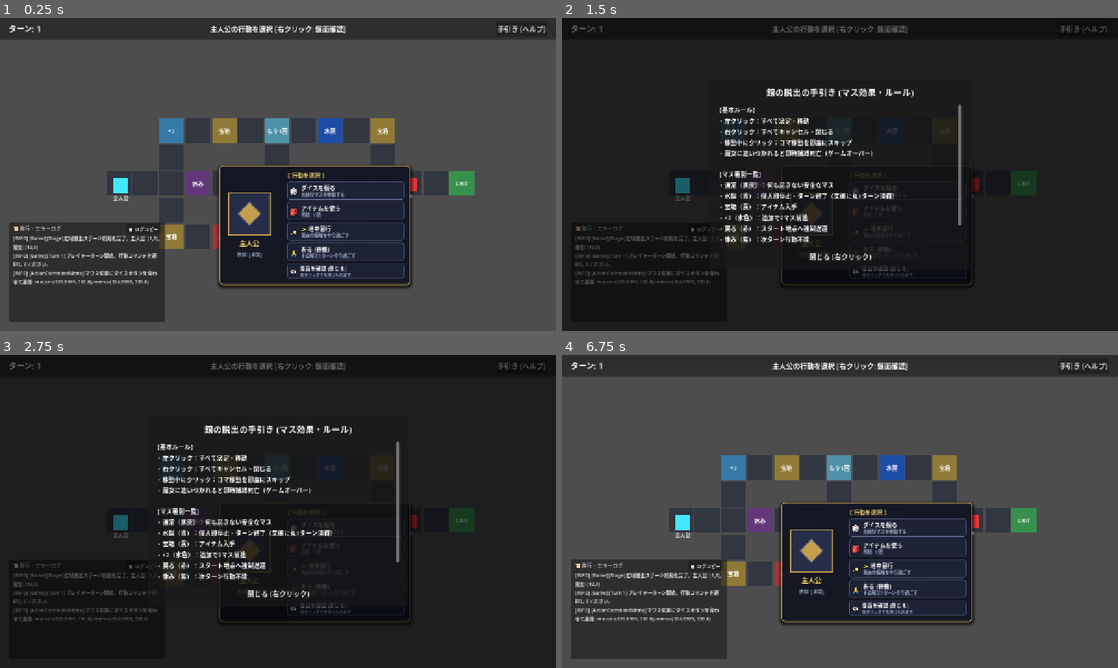
Above: before the commit, frames 1-4 (two rows, left to right).
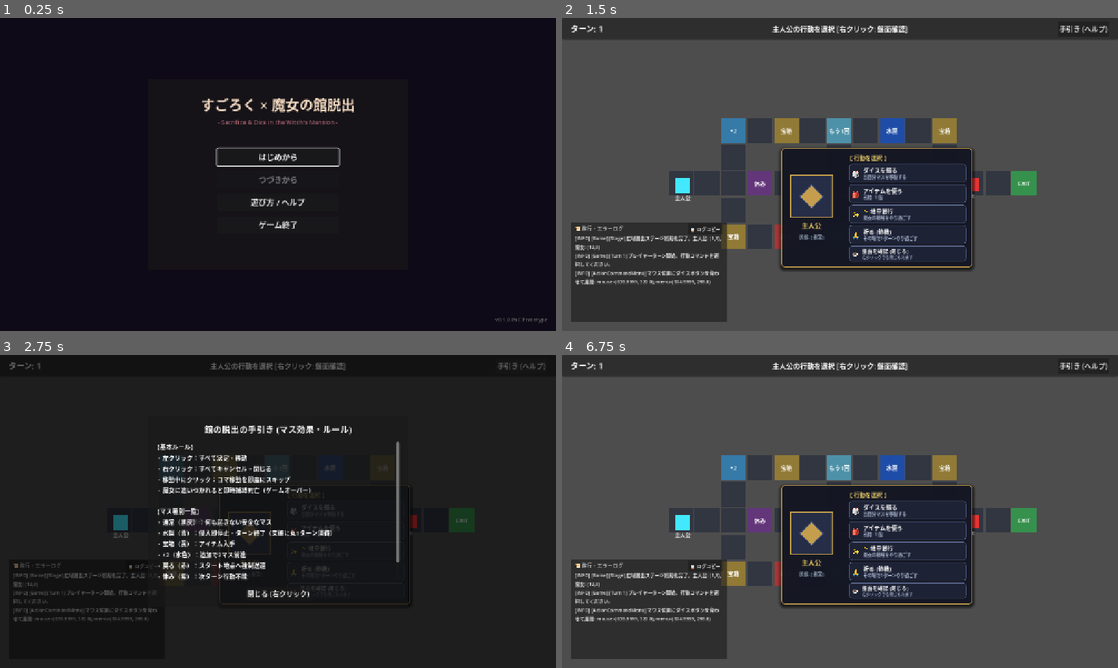
Above: after the commit, the same moments.

Repository: mkf58/sugoroku_dassyutu
Game: Godot game, scene res://scenes/title_screen.tscn
Same seed, same stepped clock (60 frames per second), same inputs: the game is played once before the commit and once after it. Before the commit the project starts from res://scenes/main_game.tscn.
Inputs (mouse positions are in pixels of both pictures, inside the frame that each line leads up to; where the layout moved, square brackets give the same spot in the first picture):
- Up to frame 1 (0.25 s): no input
- Up to frame 2 (1.5 s): click "手引き (ヘルプ)" (after the commit: "遊び方 / ヘルプ") at 0.5 s; click (840, 155) at 1.25 s, where only the run after the commit has a clickable "はじめから"
- Up to frame 3 (2.75 s): click "手引き (ヘルプ)" at 2 s
- Up to frame 4 (6.75 s): click "📋 ログコピー" at 2.75 s; click (906, 511) [906, 527] at 3.5 s; click (906, 530) [906, 549] at 4.25 s; click (906, 552) [906, 567] at 5 s; click (906, 570) [906, 589] at 5.75 s; click "閉じる (右クリック)" at 6.5 s

The runs differ from the first frame. In frame 1, 94% of the frame differs, in the area x 0-100%, y 0-100%; in frame 2, 93%; in frame 3, 0.6%; in frame 4, 7.6%.
Error after the commit: Parse Error: Class "SceneManager" hides an autoload singleton. (res://src/core/scene_manager.gd:1)

Commit message:
feat(ui): implement scene transition system with SceneManager and TitleScreen

Diff:
--- a/実装コード/project.godot
+++ b/実装コード/project.godot
@@ -16,8 +16,13 @@
 
 config/name="Sugoroku Dassyutu PoC"
 config/description="すごろく×魔女の館脱出ゲーム PoCプロトタイプ"
-run/main_scene="res://scenes/main_game.tscn"
+run/main_scene="res://scenes/title_screen.tscn"
 config/features=PackedStringArray("4.7", "Forward Plus")
+
+[autoload]
+
+SceneManager="*res://src/core/scene_manager.gd"
+
 
 [display]
 
--- /dev/null
+++ b/実装コード/scenes/title_screen.tscn
@@ -0,0 +1,122 @@
+[gd_scene load_steps=3 format=3 uid="uid://btitlescrn01"]
+
+[ext_resource type="Script" path="res://src/ui/title_screen.gd" id="1_script"]
+[ext_resource type="PackedScene" uid="uid://bhelpmodal01" path="res://scenes/help_modal.tscn" id="2_help"]
+
+[node name="TitleScreen" type="Control"]
+layout_mode = 3
+anchors_preset = 15
+anchor_right = 1.0
+anchor_bottom = 1.0
+grow_horizontal = 2
+grow_vertical = 2
+script = ExtResource("1_script")
+
+[node name="Background" type="ColorRect" parent="."]
+layout_mode = 1
+anchors_preset = 15
+anchor_right = 1.0
+anchor_bottom = 1.0
+grow_horizontal = 2
+grow_vertical = 2
+color = Color(0.06, 0.04, 0.09, 1)
+
+[node name="CenterPanel" type="Panel" parent="."]
+layout_mode = 1
+anchors_preset = 8
+anchor_left = 0.5
+anchor_top = 0.5
+anchor_right = 0.5
+anchor_bottom = 0.5
+offset_left = -300.0
+offset_top = -220.0
+offset_right = 300.0
+offset_bottom = 220.0
+grow_horizontal = 2
+grow_vertical = 2
+
+[node name="TitleLabel" type="Label" parent="CenterPanel"]
+layout_mode = 1
+anchors_preset = 10
+anchor_right = 1.0
+offset_top = 35.0
+offset_bottom = 85.0
+grow_horizontal = 2
+theme_override_colors/font_color = Color(0.95, 0.85, 0.75, 1)
+theme_override_font_sizes/font_size = 32
+text = "すごろく × 魔女の館脱出"
+horizontal_alignment = 1
+
+[node name="SubtitleLabel" type="Label" parent="CenterPanel"]
+layout_mode = 1
+anchors_preset = 10
+anchor_right = 1.0
+offset_top = 90.0
+offset_bottom = 120.0
+grow_horizontal = 2
+theme_override_colors/font_color = Color(0.7, 0.4, 0.45, 0.9)
+theme_override_font_sizes/font_size = 14
+text = "- Sacrifice & Dice in the Witch's Mansion -"
+horizontal_alignment = 1
+
+[node name="MenuContainer" type="VBoxContainer" parent="."]
+layout_mode = 1
+anchors_preset = 8
+anchor_left = 0.5
+anchor_top = 0.5
+anchor_right = 0.5
+anchor_bottom = 0.5
+offset_left = -140.0
+offset_top = -60.0
+offset_right = 140.0
+offset_bottom = 150.0
+grow_horizontal = 2
+grow_vertical = 2
+theme_override_constants/separation = 12
+
+[node name="NewGameButton" type="Button" parent="MenuContainer"]
+custom_minimum_size = Vector2(0, 40)
+layout_mode = 2
+theme_override_font_sizes/font_size = 18
+text = "はじめから"
+
+[node name="ContinueButton" type="Button" parent="MenuContainer"]
+custom_minimum_size = Vector2(0, 40)
+layout_mode = 2
+theme_override_font_sizes/font_size = 18
+text = "つづきから"
+
+[node name="HelpButton" type="Button" parent="MenuContainer"]
+custom_minimum_size = Vector2(0, 40)
+layout_mode = 2
+theme_override_font_sizes/font_size = 18
+text = "遊び方 / ヘルプ"
+
+[node name="QuitButton" type="Button" parent="MenuContainer"]
+custom_minimum_size = Vector2(0, 40)
+layout_mode = 2
+theme_override_font_sizes/font_size = 18
+text = "ゲーム終了"
+
+[node name="VersionLabel" type="Label" parent="."]
+layout_mode = 1
+anchors_preset = 3
+anchor_left = 1.0
+anchor_top = 1.0
+anchor_right = 1.0
+anchor_bottom = 1.0
+offset_left = -160.0
+offset_top = -35.0
+offset_right = -20.0
+offset_bottom = -15.0
+grow_horizontal = 0
+grow_vertical = 0
+theme_override_colors/font_color = Color(0.5, 0.5, 0.5, 0.8)
+theme_override_font_sizes/font_size = 12
+text = "v0.1.0 PoC Prototype"
+horizontal_alignment = 2
+
+[node name="CanvasLayer" type="CanvasLayer" parent="."]
+
+[node name="HelpModal" parent="CanvasLayer" instance=ExtResource("2_help")]
+visible = false
--- /dev/null
+++ b/実装コード/src/core/scene_manager.gd
@@ -0,0 +1,123 @@
+class_name SceneManager
+extends Node
+
+## 画面遷移管理Autoloadシングルトン
+## 全画面のシーン遷移、パラメータ保持、および黒フェード演出を一元管理する。
+
+const SCENE_TITLE: String = "res://scenes/title_screen.tscn"
+const SCENE_MAIN_GAME: String = "res://scenes/main_game.tscn"
+const SCENE_STAGE_SELECT: String = "res://scenes/stage_select_screen.tscn"
+
+signal transition_started(target_scene: String)
+signal transition_finished(new_scene: String)
+
+var is_transitioning: bool = false
+var target_scene_path: String = ""
+var current_scene_path: String = ""
+var scene_params: Dictionary = {}
+var is_test_mode: bool = false
+
+# フェード演出用ノード
+var fade_layer: CanvasLayer = null
+var fade_rect: ColorRect = null
+
+func _ready() -> void:
+	if not is_test_mode:
+		_setup_fade_overlay()
+	if get_tree() and get_tree().current_scene:
+		current_scene_path = get_tree().current_scene.scene_file_path
+
+func _setup_fade_overlay() -> void:
+	fade_layer = CanvasLayer.new()
+	fade_layer.layer = 128 # 最前面
+	fade_layer.name = "SceneManagerFadeLayer"
+
+	fade_rect = ColorRect.new()
+	fade_rect.name = "FadeRect"
+	fade_rect.color = Color(0, 0, 0, 0)
+	fade_rect.set_anchors_and_offsets_preset(Control.PRESET_FULL_RECT)
+	fade_rect.mouse_filter = Control.MOUSE_FILTER_IGNORE
+
+	fade_layer.add_child(fade_rect)
+	add_child(fade_layer)
+
+## シーン遷移実行
+func change_scene(target_path: String, params: Dictionary = {}, with_fade: bool = true) -> void:
+	if is_transitioning:
+		DebugLogger.warn("SceneManager.change_scene", "遷移処理中のため要求を無視しました: %s" % target_path)
+		return
+
+	is_transitioning = true
+	target_scene_path = target_path
+
+	for k in params.keys():
+		scene_params[k] = params[k]
+
+	emit_signal("transition_started", target_path)
+	DebugLogger.info("SceneManager.change_scene", "シーン遷移開始 -> %s (with_fade=%s)" % [target_path, str(with_fade)])
+
+	if is_test_mode or not with_fade or fade_rect == null:
+		_perform_scene_change()
+		return
+
+	# フェードアウト（黒く暗転）
+	fade_rect.mouse_filter = Control.MOUSE_FILTER_STOP
+	var tween = create_tween()
+	tween.tween_property(fade_rect, "color:a", 1.0, 0.3).set_trans(Tween.TRANS_QUAD).set_ease(Tween.EASE_OUT)
+	tween.tween_callback(func():
+		_perform_scene_change()
+	)
+
+func _perform_scene_change() -> void:
+	var tree = get_tree()
+	if tree and not is_test_mode:
+		var err = tree.change_scene_to_file(target_scene_path)
+		if err != OK:
+			DebugLogger.error("SceneManager._perform_scene_change", "シーン読み込み失敗: %s (Error code: %d)" % [target_scene_path, err])
+			_finish_transition()
+			return
+		current_scene_path = target_scene_path
+		# シーン切り替え完了待ち後にフェードイン
+		call_deferred("_fade_in_after_load")
+	else:
+		_finish_transition()
+
+func _fade_in_after_load() -> void:
+	if fade_rect == null or is_test_mode:
+		_finish_transition()
+		return
+
+	var tween = create_tween()
+	tween.tween_property(fade_rect, "color:a", 0.0, 0.3).set_trans(Tween.TRANS_QUAD).set_ease(Tween.EASE_IN)
+	tween.tween_callback(func():
+		fade_rect.mouse_filter = Control.MOUSE_FILTER_IGNORE
+		_finish_transition()
+	)
+
+func _finish_transition() -> void:
+	is_transitioning = false
+	var finished_path = target_scene_path
+	emit_signal("transition_finished", finished_path)
+	DebugLogger.info("SceneManager._finish_transition", "シーン遷移完了: %s" % finished_path)
+
+## タイトル画面への遷移
+func change_to_title(with_fade: bool = true) -> void:
+	change_scene(SCENE_TITLE, {}, with_fade)
+
+## メインゲーム画面への遷移
+func change_to_main_game(stage_id: String = "STAGE_1", with_fade: bool = true) -> void:
+	var params = {}
+	if not stage_id.is_empty():
+		params["stage_id"] = stage_id
+	change_scene(SCENE_MAIN_GAME, params, with_fade)
+
+## パラメータ設定・取得
+func set_param(key: String, value: Variant) -> void:
+	scene_params[key] = value
+
+func get_param(key: String, default_value: Variant = null) -> Variant:
+	return scene_params.get(key, default_value)
+
+## セーブデータ簡易判定（PoC用）
+func has_save_data() -> bool:
+	return scene_params.has("has_cleared_stage") or FileAccess.file_exists("user://save_data.json")
--- a/実装コード/src/main_game.gd
+++ b/実装コード/src/main_game.gd
@@ -205,10 +205,10 @@
 	board_view.right_clicked.connect(_on_right_click)
 
 	game_over_screen.retry_pressed.connect(_on_retry)
-	game_over_screen.title_pressed.connect(_on_retry)
+	game_over_screen.title_pressed.connect(_on_title_return)
 
 	stage_clear_screen.retry_pressed.connect(_on_retry)
-	stage_clear_screen.title_pressed.connect(_on_retry)
+	stage_clear_screen.title_pressed.connect(_on_title_return)
 
 func _bind_turn_manager_events() -> void:
 	if not tm:
@@ -227,8 +227,11 @@
 		hud.update_turn_info(tm.current_turn, "脱出成功！ステージクリア！")
 		hud.set_action_buttons_enabled(false)
 		hud.log_message("[CLEAR] EXITマスに到達！館からの脱出に成功しました！")
+		if get_node_or_null("/root/SceneManager"):
+			get_node("/root/SceneManager").set_param("has_cleared_stage", true)
 		stage_clear_screen.show_clear(tm.current_turn)
 	)
+
 
 	tm.water_trap_triggered.connect(func(unit_id, coord):
 		hud.log_message("[TRAP] %s が水魔術トラップ %s に侵入！残歩数破棄・即ターンエンド" % [unit_id, str(coord)])
@@ -616,3 +619,10 @@
 	hud.set_action_buttons_enabled(true)
 	hud.log_message("[Retry] ステージを最初からやり直します。")
 	_init_poc_stage()
+
+func _on_title_return() -> void:
+	DebugLogger.info("MainGame._on_title_return", "タイトル画面へ遷移します")
+	if get_node_or_null("/root/SceneManager"):
+		get_node("/root/SceneManager").change_to_title()
+	else:
+		get_tree().change_scene_to_file("res://scenes/title_screen.tscn")
--- /dev/null
+++ b/実装コード/src/ui/title_screen.gd
@@ -0,0 +1,56 @@
+class_name TitleScreen
+extends Control
+
+## タイトル画面制御スクリプト
+## 「はじめから」「つづきから」「遊び方/ヘルプ」「ゲーム終了」のアクションを制御する。
+
+@onready var new_game_btn: Button = $MenuContainer/NewGameButton
+@onready var continue_btn: Button = $MenuContainer/ContinueButton
+@onready var help_btn: Button = $MenuContainer/HelpButton
+@onready var quit_btn: Button = $MenuContainer/QuitButton
+@onready var help_modal: HelpModal = $CanvasLayer/HelpModal
+
+func _ready() -> void:
+	new_game_btn.pressed.connect(_on_new_game_pressed)
+	continue_btn.pressed.connect(_on_continue_pressed)
+	help_btn.pressed.connect(_on_help_pressed)
+	quit_btn.pressed.connect(_on_quit_pressed)
+
+	# セーブデータが存在しない場合は「つづきから」を無効化（または薄く表示）
+	var has_save = false
+	if Engine.has_singleton("SceneManager"):
+		var sm = Engine.get_singleton("SceneManager")
+		has_save = sm.has_save_data()
+	elif get_node_or_null("/root/SceneManager"):
+		var sm = get_node("/root/SceneManager")
+		has_save = sm.has_save_data()
+
+	continue_btn.disabled = not has_save
+	if not has_save:
+		continue_btn.tooltip_text = "セーブデータが存在しません"
+
+	# 初期フォーカスを「はじめから」へ
+	new_game_btn.grab_focus()
+
+func _on_new_game_pressed() -> void:
+	DebugLogger.info("TitleScreen._on_new_game_pressed", "「はじめから」が選択されました")
+	if get_node_or_null("/root/SceneManager"):
+		get_node("/root/SceneManager").change_to_main_game("STAGE_1")
+	else:
+		# シングルトン未配置時のフォールバック
+		get_tree().change_scene_to_file("res://scenes/main_game.tscn")
+
+func _on_continue_pressed() -> void:
+	DebugLogger.info("TitleScreen._on_continue_pressed", "「つづきから」が選択されました")
+	if get_node_or_null("/root/SceneManager"):
+		get_node("/root/SceneManager").change_to_main_game("STAGE_1")
+	else:
+		get_tree().change_scene_to_file("res://scenes/main_game.tscn")
+
+func _on_help_pressed() -> void:
+	if help_modal:
+		help_modal.show_modal()
+
+func _on_quit_pressed() -> void:
+	DebugLogger.info("TitleScreen._on_quit_pressed", "ゲームを終了します")
+	get_tree().quit()
--- a/実装コード/tests/test_runner.gd
+++ b/実装コード/tests/test_runner.gd
@@ -6,6 +6,7 @@
 const TestMagicSystem = preload("res://tests/test_magic_system.gd")
 const TestTurnLifecycle = preload("res://tests/test_turn_lifecycle.gd")
 const TestInventoryItems = preload("res://tests/test_inventory_items.gd")
+const TestSceneManager = preload("res://tests/test_scene_manager.gd")
 
 func _init() -> void:
 	print("========================================")
@@ -18,7 +19,8 @@
 		{"name": "UT-ENEMY", "instance": TestEnemyAI.new()},
 		{"name": "UT-MAGIC", "instance": TestMagicSystem.new()},
 		{"name": "UT-TURN", "instance": TestTurnLifecycle.new()},
-		{"name": "UT-ITEM", "instance": TestInventoryItems.new()}
+		{"name": "UT-ITEM", "instance": TestInventoryItems.new()},
+		{"name": "UT-SCENE", "instance": TestSceneManager.new()}
 	]
 
 	var total_passed = 0
--- /dev/null
+++ b/実装コード/tests/test_scene_manager.gd
@@ -0,0 +1,72 @@
+class_name TestSceneManager
+extends TestCase
+
+const SceneManagerClass = preload("res://src/core/scene_manager.gd")
+
+func run_all() -> void:
+	test_change_scene_registers_target()
+	test_scene_param_get_and_set()
+	test_convenience_methods()
+	test_prevent_double_transition()
+	test_invalid_param_key()
+	test_empty_params_dictionary()
+
+## UT-SCENE-N01: 遷移要求時に目的シーンとパラメータが正しく記録されること
+func test_change_scene_registers_target() -> void:
+	var sm = SceneManagerClass.new()
+	sm.is_test_mode = true
+
+	sm.change_scene("res://scenes/test_target.tscn", {"stage_id": "STAGE_1", "score": 100}, false)
+	assert_eq(sm.target_scene_path, "res://scenes/test_target.tscn", "UT-SCENE-N01: 遷移先パスが記録されること")
+	assert_eq(sm.get_param("stage_id"), "STAGE_1", "UT-SCENE-N01: 渡したパラメータが保持されること")
+	assert_eq(sm.get_param("score"), 100, "UT-SCENE-N01: 数値パラメータが保持されること")
+
+## UT-SCENE-N02: パラメータの設定・取得・デフォルト値返却
+func test_scene_param_get_and_set() -> void:
+	var sm = SceneManagerClass.new()
+	sm.is_test_mode = true
+
+	sm.set_param("hero_alive", true)
+	assert_eq(sm.get_param("hero_alive"), true, "UT-SCENE-N02: set_paramした値がget_paramで取得できること")
+
+## UT-SCENE-N03: 定数パスへの簡易遷移メソッド
+func test_convenience_methods() -> void:
+	var sm = SceneManagerClass.new()
+	sm.is_test_mode = true
+
+	sm.change_to_title(false)
+	assert_eq(sm.target_scene_path, sm.SCENE_TITLE, "UT-SCENE-N03: change_to_titleでSCENE_TITLEがターゲットになること")
+
+	sm.change_to_main_game("STAGE_2", false)
+	assert_eq(sm.target_scene_path, sm.SCENE_MAIN_GAME, "UT-SCENE-N03: change_to_main_gameでSCENE_MAIN_GAMEがターゲットになること")
+	assert_eq(sm.get_param("stage_id"), "STAGE_2", "UT-SCENE-N03: 指定ステージIDがパラメータに保存されること")
+
+## UT-SCENE-E01: 遷移中フラグ中の重複実行防御
+func test_prevent_double_transition() -> void:
+	var sm = SceneManagerClass.new()
+	sm.is_test_mode = true
+	sm.is_transitioning = true
+
+	sm.target_scene_path = "res://scenes/original.tscn"
+	sm.change_scene("res://scenes/hacked.tscn", {}, false)
+	assert_eq(sm.target_scene_path, "res://scenes/original.tscn", "UT-SCENE-E01: is_transitioning中は新たな遷移要求が無視されること")
+
+## UT-SCENE-E02: 存在しないキーのデフォルト値取得
+func test_invalid_param_key() -> void:
+	var sm = SceneManagerClass.new()
+	sm.is_test_mode = true
+
+	var val = sm.get_param("non_existing_key", "default_val")
+	assert_eq(val, "default_val", "UT-SCENE-E02: 未定義キーは指定のデフォルト値を返却すること")
+	var nil_val = sm.get_param("another_missing")
+	assert_eq(nil_val, null, "UT-SCENE-E02: デフォルト値省略時はnullを返却すること")
+
+## UT-SCENE-B01: 空の辞書を渡した場合の境界動作
+func test_empty_params_dictionary() -> void:
+	var sm = SceneManagerClass.new()
+	sm.is_test_mode = true
+
+	sm.set_param("old_key", "old_val")
+	sm.change_scene("res://scenes/another.tscn", {}, false)
+	assert_eq(sm.target_scene_path, "res://scenes/another.tscn", "UT-SCENE-B01: 空辞書でも正常に遷移先が設定されること")
+	assert_eq(sm.get_param("old_key"), "old_val", "UT-SCENE-B01: 空辞書渡しで既存パラメータは破壊されないこと")
Not shown, changed: .spec/PLAN.md
Not shown, changed: .spec/TODO.md
Not shown, changed: 詳細設計/UI制御_および_シーン構造詳細設計書.md
Not shown, changed: 詳細設計/単体テスト仕様書_UT.md
